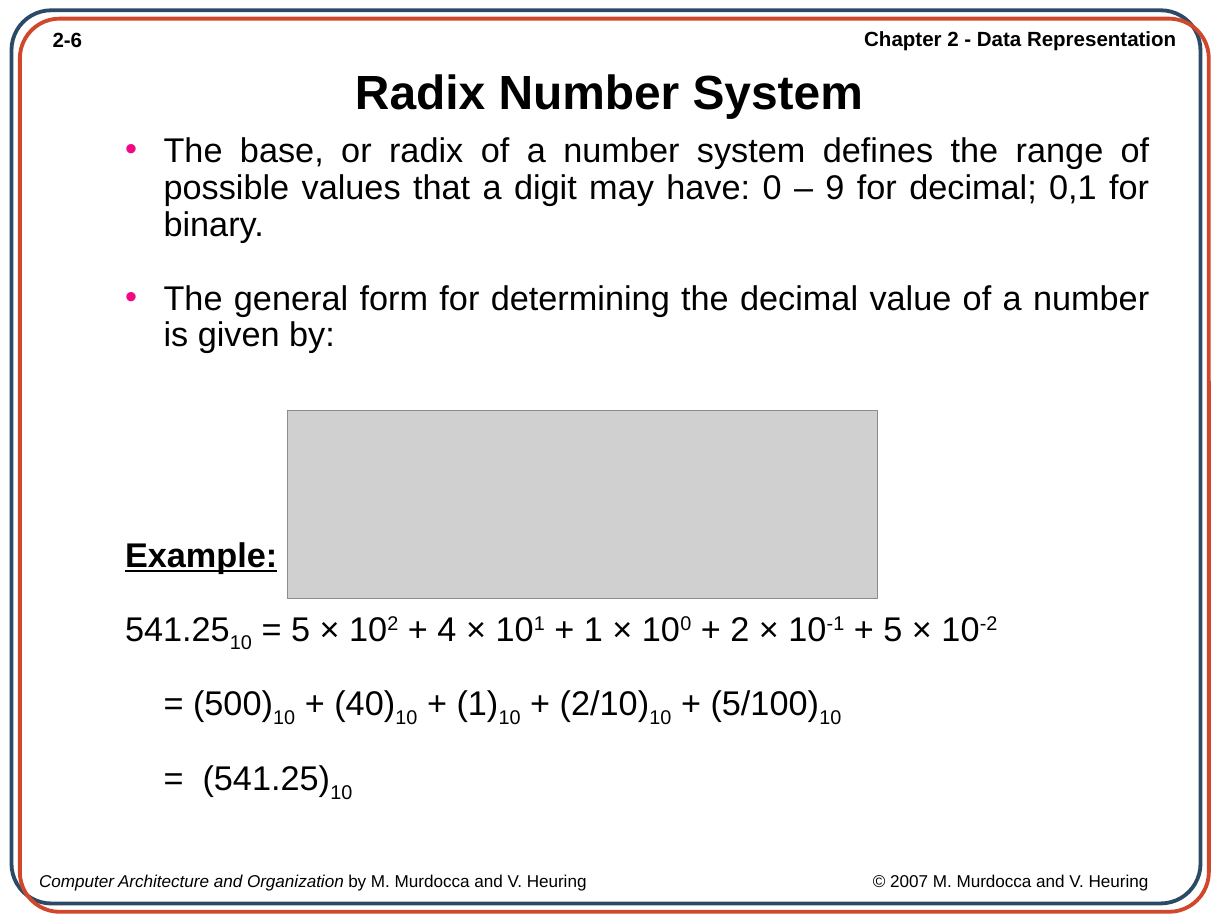
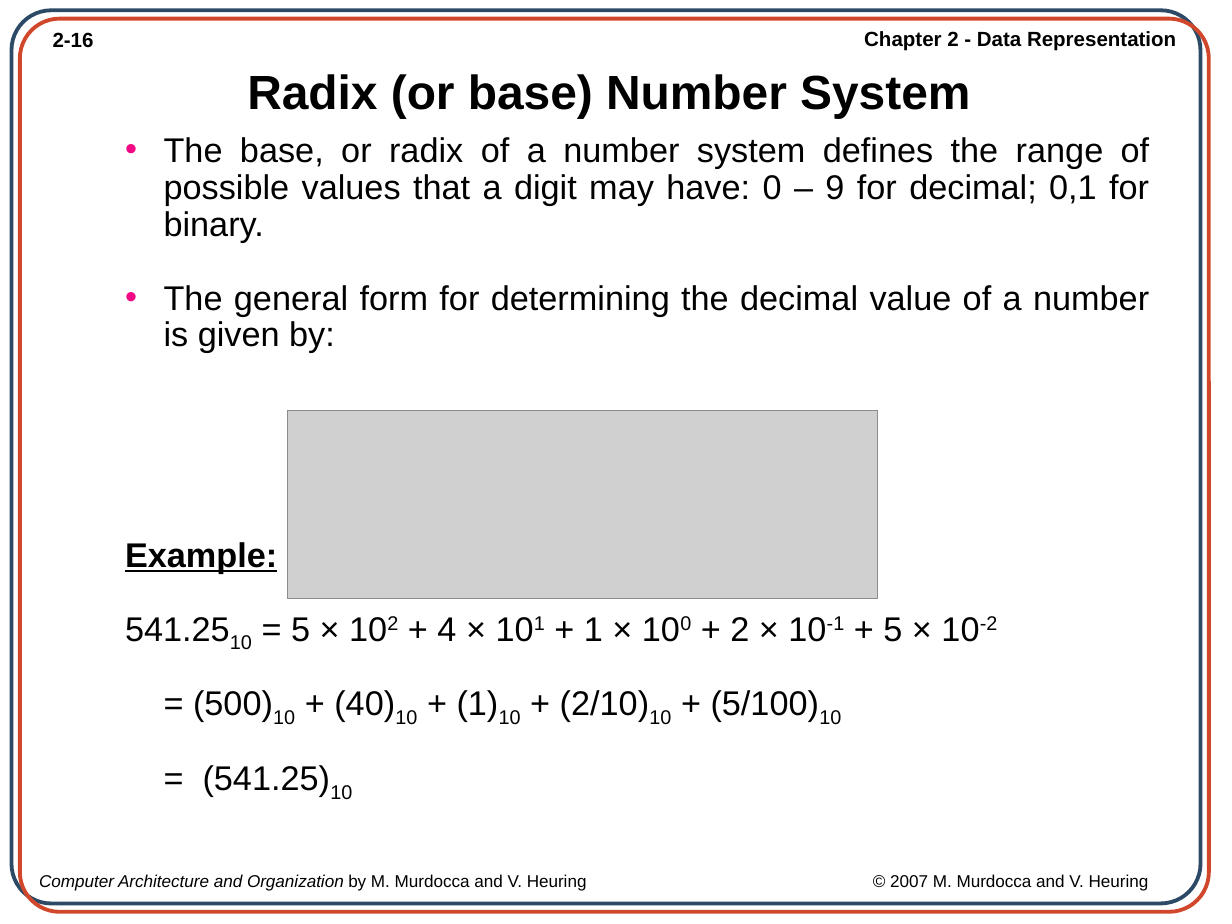
Before and after one commit to AfiqahAzahari-here/computer_organization_arch, a slide deck: slide 16 of SLIDE_NOTA/Ch02_Data Representation.ppt (slide 6 before the commit). Drawn at 1232x924 pixels with LibreOffice and Linux fonts; fonts in the diff are those of the drawing; grey boxes stand for pictures; background and template pictures are left out. Boxes give left, top, right and bottom in pixels: in the first picture for what was removed or moved away, otherwise in the second. Text is boxed around its words. In the diff, an @@ line names an element or a change of style, - is before the commit and + after.

```diff
--- a/SLIDE_NOTA/Ch02_Data Representation.ppt
+++ b/SLIDE_NOTA/Ch02_Data Representation.ppt
@@ page number at [53,32,94,48]: text changed @@
-2-6
+2-16
@@ title at [247,74,970,118]: text changed @@
-Radix Number System
+Radix (or base) Number System
```
Also in this commit, not shown: 11 other slides changed, 33 slides added, 4 other files.
